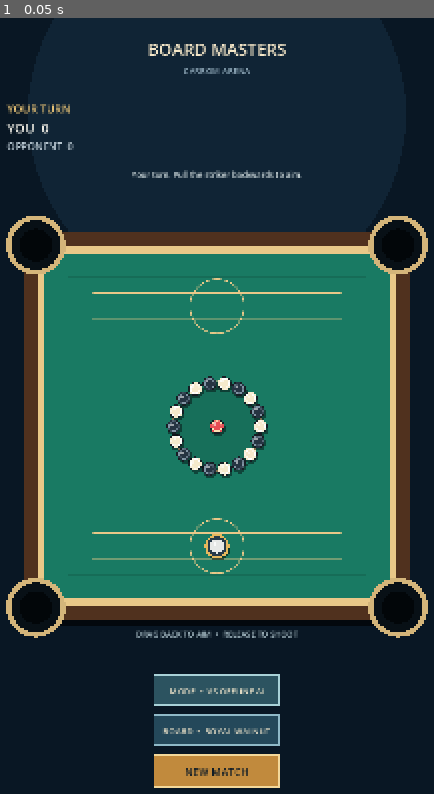
Above: before the commit, frame 1.
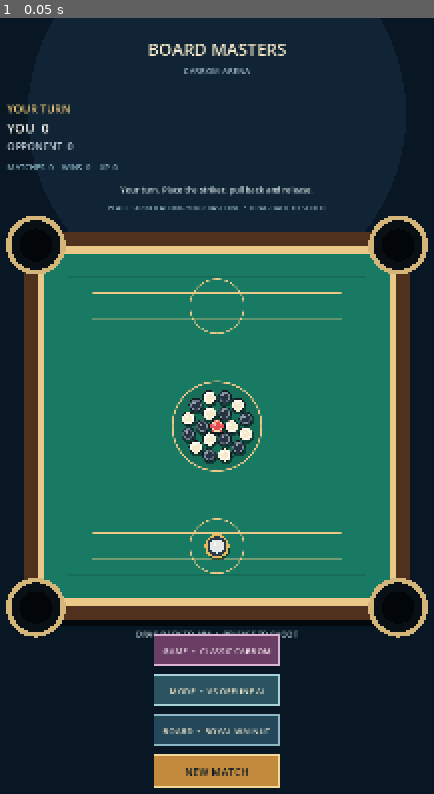
Above: after the commit, the same moment.

Repository: agentpocket0-gif/AI-GAME-FACTORY
Game: Godot game, scene res://scenes/main.tscn
Two runs of this game, one before a commit and one after it. Both use one fixed random seed, a clock stepped at 60 frames per second and the inputs below.
Inputs:
- Up to frame 1 (0.05 s): no input

The runs differ from the first frame. In frame 1, 4.0% of the frame differs, in the area x 1-75%, y 18-84%.

Commit message:
Expand offline game with Disc Pool, striker placement, profile saves and corrected match winners

Diff:
--- a/game/scripts/carrom_game.gd
+++ b/game/scripts/carrom_game.gd
@@ -4,6 +4,8 @@
 const WHITE := 0
 const BLACK := 1
 const QUEEN := 2
+const MODE_CLASSIC := 0
+const MODE_DISC_POOL := 1
 const FRICTION := 2.65
 const RESTITUTION := 0.91
 const STOP_SPEED := 7.0
@@ -13,6 +15,11 @@
 var board_catalog: Array = []
 var board_index := 0
 var local_two_player := false
+var match_mode := MODE_CLASSIC
+var matches_played := 0
+var matches_won := 0
+var practice_xp := 0
+var potted_this_shot: Array[Dictionary] = []
 var board_rect := Rect2()
 var board_size := 640.0
 var pocket_radius := 40.0
@@ -36,9 +43,11 @@
 var reset_rect := Rect2()
 var board_button_rect := Rect2()
 var mode_button_rect := Rect2()
+var game_mode_button_rect := Rect2()
 
 func _ready() -> void:
 	_load_board_catalog()
+	_load_profile()
 	_refresh_geometry()
 	get_viewport().size_changed.connect(_on_viewport_resized)
 	reset_match()
@@ -68,9 +77,11 @@
 	reset_rect = Rect2(Vector2(view.x * 0.5 - 125.0, view.y - 125.0), Vector2(250.0, 64.0))
 	board_button_rect = Rect2(Vector2(view.x * 0.5 - 125.0, view.y - 205.0), Vector2(250.0, 60.0))
 	mode_button_rect = Rect2(Vector2(view.x * 0.5 - 125.0, view.y - 285.0), Vector2(250.0, 60.0))
+	game_mode_button_rect = Rect2(Vector2(view.x * 0.5 - 125.0, view.y - 365.0), Vector2(250.0, 60.0))
 
 func reset_match() -> void:
 	pieces.clear()
+	potted_this_shot.clear()
 	scores = [0, 0]
 	player_turn = WHITE
 	aiming = false
@@ -83,33 +94,86 @@
 	queen_captured = false
 	game_over = false
 	var center := board_rect.get_center()
-	var ring_radius := board_size * 0.112
-	for i in range(18):
-		var angle := TAU * float(i) / 18.0
-		var owner := WHITE if i % 2 == 0 else BLACK
-		var pos := center + Vector2(cos(angle), sin(angle)) * ring_radius
+	if match_mode == MODE_CLASSIC:
+		# Compact two-ring rack: nine discs per side and one queen.
+		for i in range(6):
+			var inner_angle := TAU * float(i) / 6.0
+			var inner_owner := WHITE if i % 2 == 0 else BLACK
+			var inner_pos := center + Vector2(cos(inner_angle), sin(inner_angle)) * piece_radius * 2.12
+			_add_disc(inner_owner, inner_pos)
+		for i in range(12):
+			var outer_angle := TAU * (float(i) + 0.5) / 12.0
+			var outer_owner := WHITE if i % 2 == 0 else BLACK
+			var outer_pos := center + Vector2(cos(outer_angle), sin(outer_angle)) * piece_radius * 4.28
+			_add_disc(outer_owner, outer_pos)
 		pieces.append({
-			"owner": owner,
-			"position": pos,
+			"owner": QUEEN,
+			"position": center,
 			"velocity": Vector2.ZERO,
-			"radius": piece_radius,
-			"kind": "disc"
+			"radius": piece_radius * 1.04,
+			"kind": "queen"
 		})
-	pieces.append({
-		"owner": QUEEN,
-		"position": center,
-		"velocity": Vector2.ZERO,
-		"radius": piece_radius * 1.04,
-		"kind": "queen"
-	})
+	else:
+		# Disc Pool: twelve discs, six per side, and no queen.
+		for i in range(6):
+			var angle_a := TAU * float(i) / 6.0
+			var angle_b := angle_a + PI / 6.0
+			_add_disc(WHITE, center + Vector2(cos(angle_a), sin(angle_a)) * piece_radius * 2.2)
+			_add_disc(BLACK, center + Vector2(cos(angle_b), sin(angle_b)) * piece_radius * 4.4)
 	striker = {
 		"position": striker_spawn,
 		"velocity": Vector2.ZERO,
 		"radius": striker_radius,
 		"kind": "striker"
 	}
-	status_text = "Your turn. Pull the striker backwards to aim."
+	striker["position"] = _turn_spawn(WHITE)
+	status_text = "Your turn. Place the striker, pull back and release."
 	queue_redraw()
+
+func _add_disc(owner: int, position: Vector2) -> void:
+	pieces.append({
+		"owner": owner,
+		"position": position,
+		"velocity": Vector2.ZERO,
+		"radius": piece_radius,
+		"kind": "disc"
+	})
+
+func _load_profile() -> void:
+	if not FileAccess.file_exists("user://player_profile.json"):
+		return
+	var file := FileAccess.open("user://player_profile.json", FileAccess.READ)
+	if file == null:
+		return
+	var parsed = JSON.parse_string(file.get_as_text())
+	if not parsed is Dictionary:
+		return
+	board_index = clampi(int(parsed.get("board_index", 0)), 0, 49)
+	matches_played = maxi(0, int(parsed.get("matches_played", 0)))
+	matches_won = maxi(0, int(parsed.get("matches_won", 0)))
+	practice_xp = maxi(0, int(parsed.get("practice_xp", 0)))
+	match_mode = clampi(int(parsed.get("match_mode", MODE_CLASSIC)), MODE_CLASSIC, MODE_DISC_POOL)
+	local_two_player = bool(parsed.get("local_two_player", false))
+
+func _save_profile() -> void:
+	var profile := {
+		"board_index": board_index,
+		"matches_played": matches_played,
+		"matches_won": matches_won,
+		"practice_xp": practice_xp,
+		"match_mode": match_mode,
+		"local_two_player": local_two_player
+	}
+	var file := FileAccess.open("user://player_profile.json", FileAccess.WRITE)
+	if file != null:
+		file.store_string(JSON.stringify(profile))
+
+func _record_match_result(winner: int) -> void:
+	matches_played += 1
+	if winner == WHITE:
+		matches_won += 1
+	practice_xp += 20 + scores[WHITE] * 2
+	_save_profile()
 
 func _unhandled_input(event: InputEvent) -> void:
 	if event is InputEventScreenTouch:
@@ -131,10 +195,18 @@
 		queue_redraw()
 
 func _handle_press(point: Vector2) -> void:
+	if game_mode_button_rect.has_point(point):
+		match_mode = MODE_DISC_POOL if match_mode == MODE_CLASSIC else MODE_CLASSIC
+		reset_match()
+		status_text = "Disc Pool selected." if match_mode == MODE_DISC_POOL else "Classic Carrom selected."
+		_save_profile()
+		queue_redraw()
+		return
 	if mode_button_rect.has_point(point):
 		local_two_player = not local_two_player
 		bot_delay = -1.0
-		status_text = "Local two-player mode selected." if local_two_player else "Play against the offline AI."
+		status_text = "Local pass-and-play selected." if local_two_player else "Offline AI opponent selected."
+		_save_profile()
 		queue_redraw()
 		return
 	if reset_rect.has_point(point):
@@ -143,10 +215,18 @@
 	if board_button_rect.has_point(point):
 		if board_catalog.size() > 0:
 			board_index = (board_index + 1) % board_catalog.size()
+		_save_profile()
 		queue_redraw()
 		return
 	if game_over or shot_active or (not local_two_player and player_turn != WHITE):
 		return
+	var active_spawn := _turn_spawn(player_turn)
+	var baseline_y := active_spawn.y
+	if absf(point.y - baseline_y) <= striker_radius * 2.2 and point.x >= board_rect.position.x + board_size * 0.22 and point.x <= board_rect.end.x - board_size * 0.22:
+		if local_two_player or player_turn == WHITE:
+			striker["position"] = Vector2(clampf(point.x, board_rect.position.x + board_size * 0.22, board_rect.end.x - board_size * 0.22), baseline_y)
+			queue_redraw()
+			return
 	if point.distance_to(striker["position"]) <= striker_radius * 3.2:
 		aiming = true
 		aim_start = striker["position"]
@@ -174,6 +254,7 @@
 	fouled_this_shot = false
 	own_piece_potted_this_shot = false
 	queen_potted_this_shot = false
+	potted_this_shot.clear()
 	status_text = "Shot in motion..."
 	bot_delay = -1.0
 
@@ -221,6 +302,7 @@
 			elif owner == player_turn:
 				own_piece_potted_this_shot = true
 				scores[player_turn] += 1
+				potted_this_shot.append({"owner": owner, "kind": "disc"})
 			continue
 
 		if pos.x < left + radius:
@@ -346,6 +428,10 @@
 
 	if fouled_this_shot:
 		status_text = "Foul: striker pocketed. Turn passed."
+		if not potted_this_shot.is_empty():
+			scores[player_turn] = maxi(0, scores[player_turn] - 1)
+			var returned: Dictionary = potted_this_shot.pop_back()
+			_add_disc(int(returned["owner"]), board_rect.get_center() + Vector2(piece_radius * 2.4, 0.0))
 		striker["position"] = _turn_spawn(player_turn)
 		player_turn = BLACK if player_turn == WHITE else WHITE
 	elif not own_piece_potted_this_shot:
@@ -356,14 +442,17 @@
 	striker["position"] = _turn_spawn(player_turn)
 	var white_left := _count_owner(WHITE)
 	var black_left := _count_owner(BLACK)
-	if white_left == 0 or black_left == 0:
+	var queen_left := _count_owner(QUEEN)
+	var white_won := white_left == 0 and (match_mode == MODE_DISC_POOL or queen_captured or queen_left == 0)
+	var black_won := black_left == 0 and (match_mode == MODE_DISC_POOL or queen_captured or queen_left == 0)
+	if white_won or black_won:
 		game_over = true
-		if white_left == 0 and black_left == 0:
-			status_text = "Draw. Tap New Match to play again."
-		elif white_left == 0:
-			status_text = "Black wins! Tap New Match to play again."
-		else:
-			status_text = "White wins! Tap New Match to play again."
+		var winner := WHITE if white_won else BLACK
+		status_text = "Player 1 wins!" if winner == WHITE else "Player 2 wins!"
+		if not local_two_player and winner == BLACK:
+			status_text = "AI wins!"
+		status_text += " Tap New Match to play again."
+		_record_match_result(winner)
 		queue_redraw()
 		return
 	elif player_turn == WHITE:
@@ -432,6 +521,7 @@
 	var second_label := "PLAYER 2" if local_two_player else "OPPONENT"
 	draw_string(font, Vector2(30, 230), first_label + "  %d" % scores[WHITE], HORIZONTAL_ALIGNMENT_LEFT, view.x - 60.0, 26, Color("#F5F2E9"))
 	draw_string(font, Vector2(30, 265), second_label + "  %d" % scores[BLACK], HORIZONTAL_ALIGNMENT_LEFT, view.x - 60.0, 20, Color("#B7C6D0"))
+	draw_string(font, Vector2(30, 305), "MATCHES  %d    WINS  %d    XP  %d" % [matches_played, matches_won, practice_xp], HORIZONTAL_ALIGNMENT_LEFT, view.x - 60.0, 16, Color("#7FA8B9"))
 
 func _draw_board() -> void:
 	var felt := _theme_color("felt", "#197A63")
@@ -501,6 +591,10 @@
 		draw_circle(dot, 3.2, Color("#FFF0BD"))
 
 func _draw_controls(view: Vector2) -> void:
+	draw_rect(game_mode_button_rect, Color("#6A3E64"), true)
+	draw_rect(game_mode_button_rect, Color("#DAB6D4"), false, 2.0)
+	var game_mode_label := "GAME  •  DISC POOL" if match_mode == MODE_DISC_POOL else "GAME  •  CLASSIC CARROM"
+	draw_string(ThemeDB.fallback_font, Vector2(game_mode_button_rect.position.x, game_mode_button_rect.position.y + 38.0), game_mode_label, HORIZONTAL_ALIGNMENT_CENTER, game_mode_button_rect.size.x, 17, Color("#F7E8F1"))
 	draw_rect(mode_button_rect, Color("#2C5360"), true)
 	draw_rect(mode_button_rect, Color("#A8D1D7"), false, 2.0)
 	var mode_label := "MODE  •  LOCAL 2 PLAYERS" if local_two_player else "MODE  •  VS OFFLINE AI"
@@ -514,7 +608,8 @@
 	draw_rect(reset_rect, Color("#C18A3D"), true)
 	draw_rect(reset_rect, Color("#F3D89A"), false, 2.0)
 	draw_string(ThemeDB.fallback_font, Vector2(reset_rect.position.x, reset_rect.position.y + 41.0), "NEW MATCH", HORIZONTAL_ALIGNMENT_CENTER, reset_rect.size.x, 21, Color("#101C26"))
-	draw_string(ThemeDB.fallback_font, Vector2(20, 320.0), status_text, HORIZONTAL_ALIGNMENT_CENTER, view.x - 40.0, 16, Color("#DCE7E8"))
+	draw_string(ThemeDB.fallback_font, Vector2(20, 350.0), status_text, HORIZONTAL_ALIGNMENT_CENTER, view.x - 40.0, 16, Color("#DCE7E8"))
+	draw_string(ThemeDB.fallback_font, Vector2(20, 385.0), "PLACE STRIKER ALONG YOUR BASELINE  •  DRAG BACK TO SHOOT", HORIZONTAL_ALIGNMENT_CENTER, view.x - 40.0, 14, Color("#8CAEBB"))
 
 func _theme_color(key: String, fallback: String) -> Color:
 	if board_catalog.is_empty():
